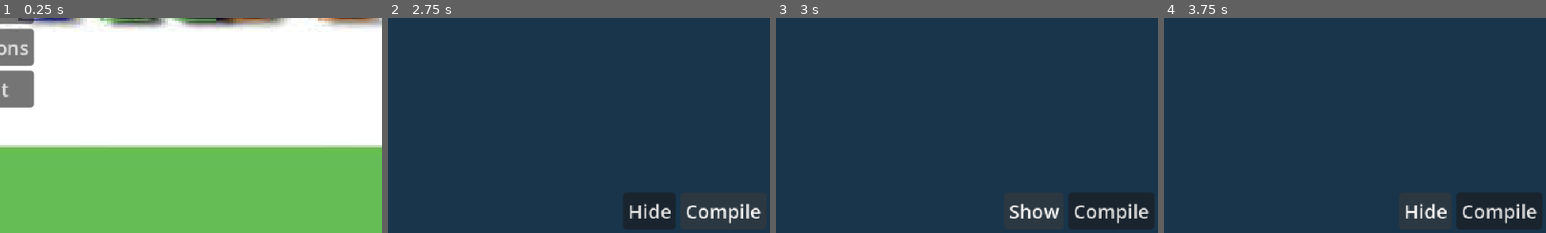
Above: before the commit, frames 1-4 (left to right).
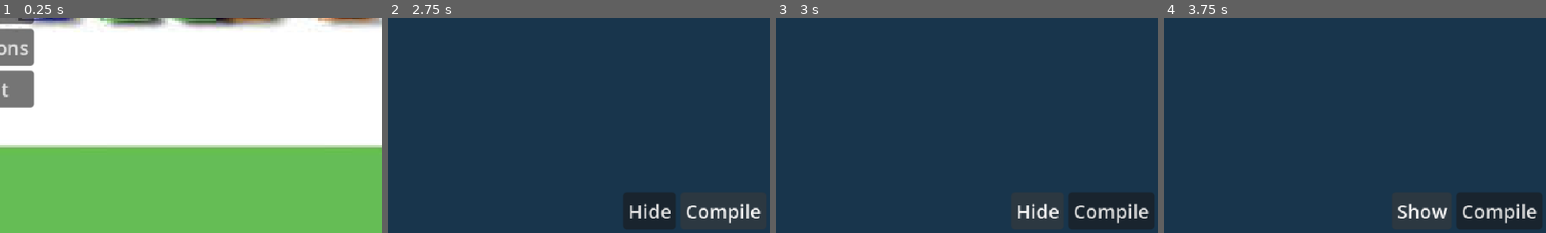
Above: after the commit, the same moments.

Repository: Chebrbober/nightmare-protocol
Game: Godot game, scene res://scenes/main_menu.tscn
Same seed, same stepped clock (60 frames per second), same inputs: the game is played once before the commit and once after it.
Inputs:
- Up to frame 1 (0.25 s): no input
- Up to frame 2 (2.75 s): click "Start" at 0.5 s; click "Start" at 1.25 s; click "Compile" at 2 s
- Up to frame 3 (3 s): click "Hide" at 2.75 s
- Up to frame 4 (3.75 s): click "Show" (after the commit: "Hide") at 3.5 s
The pictures show only the part of the screen within x 50-100%, y 50-100%; the shares and areas given below are measured in that part.

Frames 1-2 are identical in both runs. In frame 3, 0.6% of the frame differs, in the area x 61-75%, y 86-94%; in frame 4, 0.6%.
Error before the commit: Attempt to call function 'hide' in base 'null instance' on a null instance. (res://scripts/game.gd:114)

Commit message:
Fix issues with ui interacting. Implement task check system.
ya molodec

Diff:
--- a/scenes/game.tscn
+++ b/scenes/game.tscn
@@ -23,14 +23,12 @@
 offset_right = 1.0
 grow_horizontal = 2
 grow_vertical = 2
-mouse_filter = 1
+mouse_filter = 2
 script = ExtResource("1_uwrxv")
 
-[node name="BackgroundLayer" type="CanvasLayer" parent="." unique_id=748200610]
-layer = -1
-
-[node name="TextureRect" type="TextureRect" parent="BackgroundLayer" unique_id=1469479735]
+[node name="TextureRect" type="TextureRect" parent="." unique_id=1469479735]
 modulate = Color(0.09415329, 0.20891497, 0.2986514, 1)
+layout_mode = 1
 anchors_preset = 15
 anchor_right = 1.0
 anchor_bottom = 1.0
@@ -43,8 +41,13 @@
 mouse_filter = 2
 texture = SubResource("CanvasTexture_8cj0n")
 
+[node name="Camera2D" type="Camera2D" parent="." unique_id=116150312]
+z_index = -6
+position = Vector2(320, 180)
+position_smoothing_enabled = true
+script = ExtResource("6_p57ef")
+
 [node name="UILayer" type="CanvasLayer" parent="." unique_id=748200611]
-layer = 2
 
 [node name="MarginContainer" type="MarginContainer" parent="UILayer" unique_id=374527495]
 anchors_preset = 15
@@ -52,6 +55,7 @@
 anchor_bottom = 1.0
 grow_horizontal = 2
 grow_vertical = 2
+mouse_filter = 2
 theme_override_constants/margin_left = 3
 theme_override_constants/margin_top = 3
 theme_override_constants/margin_right = 3
@@ -111,6 +115,7 @@
 
 [node name="MarginContainer" type="MarginContainer" parent="UILayer/MarginContainer/PanelContainer" unique_id=145783380]
 layout_mode = 2
+mouse_filter = 0
 theme_override_constants/margin_left = 3
 theme_override_constants/margin_top = 3
 theme_override_constants/margin_right = 3
@@ -137,23 +142,14 @@
 script = ExtResource("2_yqjtg")
 metadata/_custom_type_script = "uid://dmwuurve8dpma"
 
-[node name="SpawnArea" type="Area2D" parent="UILayer" unique_id=1208177727]
+[node name="SpawnArea" type="Area2D" parent="." unique_id=1208177727]
 disable_mode = 1
 collision_layer = 2
 collision_mask = 0
 
-[node name="CollisionShape2D" type="CollisionShape2D" parent="UILayer/SpawnArea" unique_id=865046939]
+[node name="CollisionShape2D" type="CollisionShape2D" parent="SpawnArea" unique_id=865046939]
 position = Vector2(321, 180)
 shape = SubResource("RectangleShape2D_lnu2h")
-
-[node name="Camera2D" type="Camera2D" parent="." unique_id=116150312]
-position = Vector2(320, 180)
-position_smoothing_enabled = true
-script = ExtResource("6_p57ef")
-
-[node name="PropertiesContainer" type="Node2D" parent="." unique_id=833202965]
-
-[node name="ObjectsContainer" type="Node2D" parent="." unique_id=303040444]
 
 [node name="StaticBody2D" type="StaticBody2D" parent="." unique_id=1657395331]
 position = Vector2(330, 290)
@@ -162,7 +158,15 @@
 [node name="CollisionShape2D" type="CollisionShape2D" parent="StaticBody2D" unique_id=1675221592]
 shape = SubResource("WorldBoundaryShape2D_lbhrr")
 
+[node name="PropertiesContainer" type="Node2D" parent="." unique_id=833202965]
+top_level = true
+z_index = 2
+
+[node name="ObjectsContainer" type="Node2D" parent="." unique_id=303040444]
+top_level = true
+z_index = 2
+
 [connection signal="pressed" from="UILayer/MarginContainer/HBoxContainer/Exit" to="." method="_on_exit_pressed"]
 [connection signal="pressed" from="UILayer/MarginContainer/HBoxContainer2/Hide" to="." method="_on_hide_pressed"]
 [connection signal="pressed" from="UILayer/MarginContainer/HBoxContainer2/Compile" to="." method="_on_compile_pressed"]
-[connection signal="input_event" from="UILayer/SpawnArea" to="." method="_on_spawn_area_input_event"]
+[connection signal="input_event" from="SpawnArea" to="." method="_on_spawn_area_input_event"]
--- a/scenes/object.tscn
+++ b/scenes/object.tscn
@@ -28,8 +28,8 @@
 anchor_bottom = 1.0
 grow_horizontal = 2
 grow_vertical = 2
+mouse_filter = 0
 script = ExtResource("2_cbfvs")
 
-[connection signal="input_event" from="." to="." method="_input_event"]
 [connection signal="button_down" from="Drag" to="." method="_on_drag_button_down"]
 [connection signal="button_up" from="Drag" to="." method="_on_drag_button_up"]
--- a/scenes/property.tscn
+++ b/scenes/property.tscn
@@ -5,11 +5,13 @@
 [ext_resource type="Script" uid="uid://ck3orbbrba44b" path="res://addons/eranot.resizable/resizable.gd" id="3_vle8t"]
 
 [node name="Property" type="Control" unique_id=1928449721]
+top_level = true
 custom_minimum_size = Vector2(125, 100)
 layout_mode = 3
 anchors_preset = 0
 offset_right = 125.0
 offset_bottom = 100.0
+mouse_filter = 0
 script = ExtResource("1_8tfsl")
 
 [node name="FoldableContainer" type="FoldableContainer" parent="." unique_id=1767190924]
@@ -20,7 +22,7 @@
 anchor_bottom = 1.0
 grow_horizontal = 2
 grow_vertical = 2
-mouse_filter = 1
+mouse_filter = 2
 
 [node name="ScrollContainer" type="ScrollContainer" parent="FoldableContainer" unique_id=710491760]
 custom_minimum_size = Vector2(0, 68)
@@ -44,6 +46,7 @@
 anchors_preset = 0
 offset_right = 10.0
 offset_bottom = 10.0
+mouse_filter = 0
 script = ExtResource("2_0561r")
 
 [connection signal="item_rect_changed" from="." to="ConnectionPoint" method="update_point_pos"]
--- a/scripts/camera_2d.gd
+++ b/scripts/camera_2d.gd
@@ -16,7 +16,7 @@
 		position.y += move_speed
 
 func _input(event: InputEvent) -> void:
-	if event is InputEventMouseButton:
+	if event is InputEventMouseButton and event.button_index in [MOUSE_BUTTON_WHEEL_UP, MOUSE_BUTTON_WHEEL_DOWN]:
 		if event.pressed:
 			if Input.is_action_just_pressed("zoom_in"):
 				zoom_camera(zoom_speed)
--- a/scripts/delete.gd
+++ b/scripts/delete.gd
@@ -1,10 +1,13 @@
 extends MenuButton
+
+var game
 
 func _ready() -> void:
 	get_popup().add_item("Delete Objects")
 	get_popup().add_item("Delete Properties")
 	get_popup().add_item("Delete All")
 	get_popup().connect("id_pressed", Callable(self, "_on_item_pressed"))
+	game = get_node("../../../../..")
 
 func _on_item_pressed(id: int) -> void:
 	if id == 0:
@@ -15,20 +18,17 @@
 		_on_DeleteAll_pressed()
 
 func _on_DeleteObjects_pressed():
-	var game = get_node("../../../..")
 	var objects_container = game.objects_container
 	for child in objects_container.get_children():
 		game.connection_manager.remove_all_connections_for_object(child)
 		child.queue_free()
 
 func _on_DeleteProperties_pressed():
-	var game = get_node("../../../..")
 	var properties_container = game.properties_container
 	for child in properties_container.get_children():
 		child.queue_free()
 
 func _on_DeleteAll_pressed():
-	var game = get_node("../../../..")
 	var objects_container = game.objects_container
 	var properties_container = game.properties_container
 	for child in objects_container.get_children():
--- a/scripts/game.gd
+++ b/scripts/game.gd
@@ -4,8 +4,8 @@
 @export_dir var path_to_property_resources = "res://resources/properties/"
 @onready var attribute_button: AttributeButton = %AttributeButton
 @onready var hide_button: Button = %Hide
-@onready var spawn_area: Area2D = $UILayer/SpawnArea
-@onready var collision_shape: CollisionShape2D = $UILayer/SpawnArea/CollisionShape2D
+@onready var spawn_area: Area2D = $SpawnArea
+@onready var collision_shape: CollisionShape2D = $SpawnArea/CollisionShape2D
 @onready var task_node: Control = $UILayer/MarginContainer/Task
 @onready var objects_container: Node2D = $ObjectsContainer
 @onready var properties_container: Node2D = $PropertiesContainer
@@ -111,7 +111,7 @@
 
 func _on_compile_pressed() -> void:
 	print("Compile button pressed")
-	get_node("UILayer/MarginContainer/PanelContainer/MarginContainer/ScrollContainer/VBoxContainer/PropertiesContainer").hide()
+	properties_container.hide()
 
 	for obj in connection_manager.connections.keys():
 		if not is_instance_valid(obj):
@@ -122,6 +122,13 @@
 				continue
 
 			_apply_property_to_object(property, obj)
+	await get_tree().create_timer(randi_range(1, 7)).timeout
+	task_checker = TaskChecker.new()
+	add_child(task_checker)
+	if task_checker.check_task(pure_tags, connection_manager.connections):
+		print("Task completed!")
+	else:
+		print("Task failed. Try again.")
 
 
 func _apply_property_to_object(property: Node, obj: RigidBody2D) -> void:
--- a/scripts/property_scripts/electrical_velocity.gd
+++ b/scripts/property_scripts/electrical_velocity.gd
@@ -1,7 +1,7 @@
 class_name ElectricalVelocityProperty
 extends Node
 
-@export_range(0, 100) var power: float = 50.0
+@export_range(1, 100) var power: float = 50.0
 @export_range(0, 360) var angle: float = 0.0
 
 
--- a/scripts/task_checker.gd
+++ b/scripts/task_checker.gd
@@ -2,20 +2,20 @@
 extends Node
 
 
-func check_task(task_text: String, connections: Dictionary) -> bool:
+func check_task(task_tags: Array[String], connections: Dictionary) -> bool:
 	for obj in connections.keys():
 		var properties = connections[obj]
 		for prop in properties:
 			var prop_data = prop.current_data as PropertyData
 
-			if _is_condition_met(obj, prop_data, task_text):
+			if _is_condition_met(obj, prop_data, task_tags):
 				return true
 
 	return false
 
 
-func _is_condition_met(obj: RigidBody2D, prop_data: PropertyData, task_text: String) -> bool:
-	for tag in prop_data.action_tags:
-		if tag in task_text:
+func _is_condition_met(obj: RigidBody2D, prop_data: PropertyData, task_tags: Array[String]) -> bool:
+	for tag in prop_data.property_tags:
+		if tag in task_tags:
 			return true
 	return false
